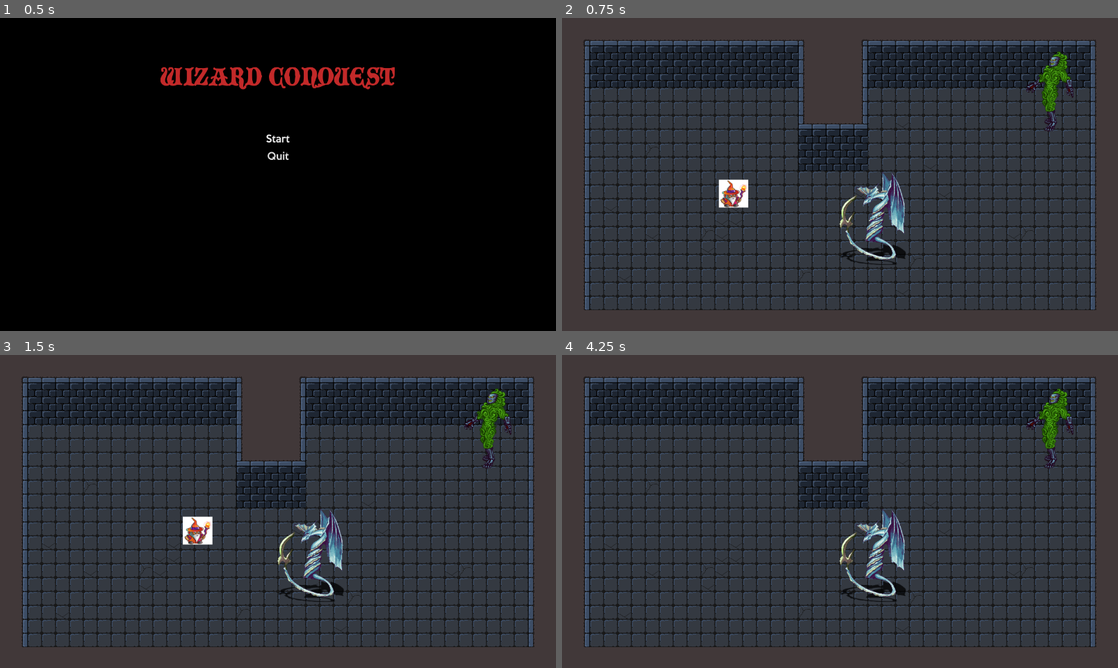
Above: before the commit, frames 1-4 (two rows, left to right).
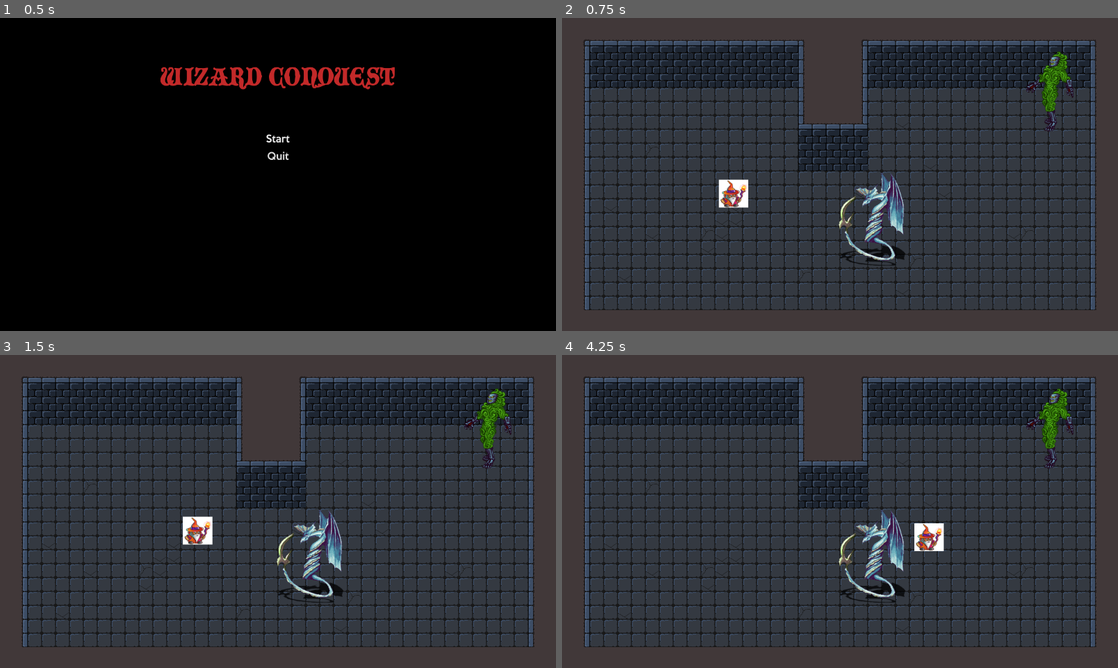
Above: after the commit, the same moments.

Repository: jeremiah-crosby/wizard-conquest-godot
Game: Godot game, scene res://MainScene.tscn
Two runs of this game, one before a commit and one after it. Both use one fixed random seed, a clock stepped at 60 frames per second and the inputs below.
Inputs:
- Up to frame 1 (0.5 s): no input
- Up to frame 2 (0.75 s): click "Start" at 0.5 s
- Up to frame 3 (1.5 s): tap Enter at 1.25 s; hold Right (play_move_right) from 1.28 s (still down); tap J (play_spell_1) at 1.35 s
- Up to frame 4 (4.25 s): release Right (play_move_right) at 2.03 s; hold Down (play_move_down) 2.03-2.78 s; tap J (play_spell_1) at 2.1, 2.85, 3.6 s; hold Right (play_move_right) 2.78-3.53 s; hold Up (play_move_up) from 3.53 s (still down)

Frame 1 is identical in both runs. In frame 2, 1.0% of the frame differs, in the area x 49-62%, y 49-80%; in frame 3, 1.0%; in frame 4, 1.5%, in the area x 49-69%, y 49-80%.

Commit message:
Add HitBox node and add to enemies and player

Diff:
--- a/characters/Enemy.gd
+++ b/characters/Enemy.gd
@@ -3,8 +3,6 @@
 
 export(Texture) var texture setget texture_set, texture_get;
 export(Shape2D) var collision_shape setget collision_shape_set, collision_shape_get
-
-const DamageSource = preload("res://common/DamageSource.gd")
 
 # Called when the node enters the scene tree for the first time.
 func _ready():
@@ -24,11 +22,8 @@
 	return $Sprite.texture;
 
 func collision_shape_set(shape):
-	get_node("Area2D/CollisionShape2D").shape = shape
+	get_node("DamageSource/CollisionShape2D").shape = shape
+	get_node("HitBox/CollisionShape2D").shape = shape
 
 func collision_shape_get():
-	return get_node("Area2D/CollisionShape2D").shape
-
-func _on_Area2D_area_entered(area):
-	if area is DamageSource:
-		$Health.take_damage(area)
+	return get_node("DamageSource/CollisionShape2D").shape
--- a/characters/Enemy.tscn
+++ b/characters/Enemy.tscn
@@ -1,21 +1,23 @@
-[gd_scene load_steps=4 format=2]
+[gd_scene load_steps=5 format=2]
 
 [ext_resource path="res://characters/Enemy.gd" type="Script" id=1]
-[ext_resource path="res://common/DamageSource.gd" type="Script" id=2]
-[ext_resource path="res://characters/Health.gd" type="Script" id=3]
+[ext_resource path="res://characters/Health.gd" type="Script" id=2]
+[ext_resource path="res://common/DamageSource.tscn" type="PackedScene" id=3]
+[ext_resource path="res://common/HitBox.tscn" type="PackedScene" id=4]
 
 [node name="Enemy" type="KinematicBody2D"]
 script = ExtResource( 1 )
 
 [node name="Sprite" type="Sprite" parent="."]
 
-[node name="Area2D" type="Area2D" parent="."]
+[node name="Health" type="Node" parent="."]
 script = ExtResource( 2 )
+
+[node name="DamageSource" parent="." instance=ExtResource( 3 )]
 damage = 50
 
-[node name="CollisionShape2D" type="CollisionShape2D" parent="Area2D"]
+[node name="CollisionShape2D" type="CollisionShape2D" parent="DamageSource"]
 
-[node name="Health" type="Node" parent="."]
-script = ExtResource( 3 )
+[node name="HitBox" parent="." instance=ExtResource( 4 )]
 
-[connection signal="area_entered" from="Area2D" to="." method="_on_Area2D_area_entered"]
+[node name="CollisionShape2D" type="CollisionShape2D" parent="HitBox"]
--- a/characters/Player.gd
+++ b/characters/Player.gd
@@ -39,7 +39,3 @@
 	var fireball = Fireball.instance()
 	fireball.position = position + Vector2(SPELL_OFFSET_X, SPELL_OFFSET_Y)
 	get_parent().add_child(fireball)
-
-func _on_HitboxArea_area_entered(area):
-	if area is DamageSource:
-		$Health.take_damage(area)
--- a/characters/Player.tscn
+++ b/characters/Player.tscn
@@ -1,15 +1,16 @@
-[gd_scene load_steps=6 format=2]
+[gd_scene load_steps=7 format=2]
 
 [ext_resource path="res://characters/Player.gd" type="Script" id=1]
 [ext_resource path="res://wizard_tmp.png" type="Texture" id=2]
-[ext_resource path="res://characters/Health.gd" type="Script" id=3]
+[ext_resource path="res://common/HitBox.tscn" type="PackedScene" id=3]
+[ext_resource path="res://characters/Health.gd" type="Script" id=4]
 
 [sub_resource type="RectangleShape2D" id=1]
 extents = Vector2( 34.0684, 5.4155 )
 
 [sub_resource type="CapsuleShape2D" id=2]
-radius = 24.2466
-height = 13.7378
+radius = 31.6879
+height = 3.38461
 
 [node name="Player" type="KinematicBody2D"]
 script = ExtResource( 1 )
@@ -21,13 +22,11 @@
 position = Vector2( -0.115112, 26.7128 )
 shape = SubResource( 1 )
 
-[node name="HitboxArea" type="Area2D" parent="."]
+[node name="HitBox" parent="." instance=ExtResource( 3 )]
 
-[node name="CollisionShape2D" type="CollisionShape2D" parent="HitboxArea"]
-position = Vector2( -5.82361, -0.970581 )
+[node name="CollisionShape2D" type="CollisionShape2D" parent="HitBox"]
+position = Vector2( -2.58827, 1.29413 )
 shape = SubResource( 2 )
 
 [node name="Health" type="Node" parent="."]
-script = ExtResource( 3 )
-
-[connection signal="area_entered" from="HitboxArea" to="." method="_on_HitboxArea_area_entered"]
+script = ExtResource( 4 )
--- a/characters/enemy1/Enemy1.tscn
+++ b/characters/enemy1/Enemy1.tscn
@@ -10,12 +10,13 @@
 region = Rect2( 0, 0, 200, 256 )
 
 [sub_resource type="CapsuleShape2D" id=2]
-radius = 90.0
-height = 50.0
+radius = 75.0
+height = 68.0
 
 [node name="Enemy1" type="Node2D"]
 script = ExtResource( 1 )
 
 [node name="Enemy" parent="." instance=ExtResource( 2 )]
+position = Vector2( -1.94803, 1.94801 )
 texture = SubResource( 1 )
 collision_shape = SubResource( 2 )
--- /dev/null
+++ b/common/HitBox.gd
@@ -0,0 +1,10 @@
+extends Area2D
+
+const DamageSource = preload("res://common/DamageSource.gd")
+
+
+func _on_area_entered(area):
+	if area is DamageSource:
+		if not owner.has_node("Health"):
+			return
+		owner.get_node("Health").take_damage(area)
--- /dev/null
+++ b/common/HitBox.tscn
@@ -0,0 +1,8 @@
+[gd_scene load_steps=2 format=2]
+
+[ext_resource path="res://common/HitBox.gd" type="Script" id=1]
+
+[node name="HitBox" type="Area2D"]
+script = ExtResource( 1 )
+
+[connection signal="area_entered" from="." to="." method="_on_area_entered"]
